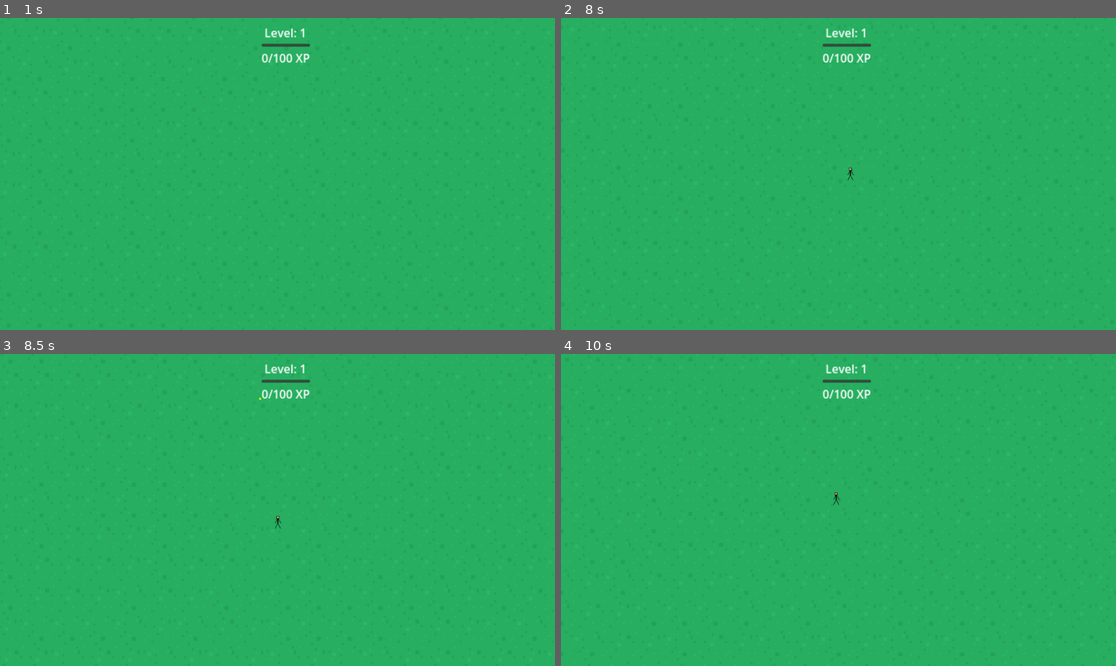
Above: before the commit, frames 1-4 (two rows, left to right).
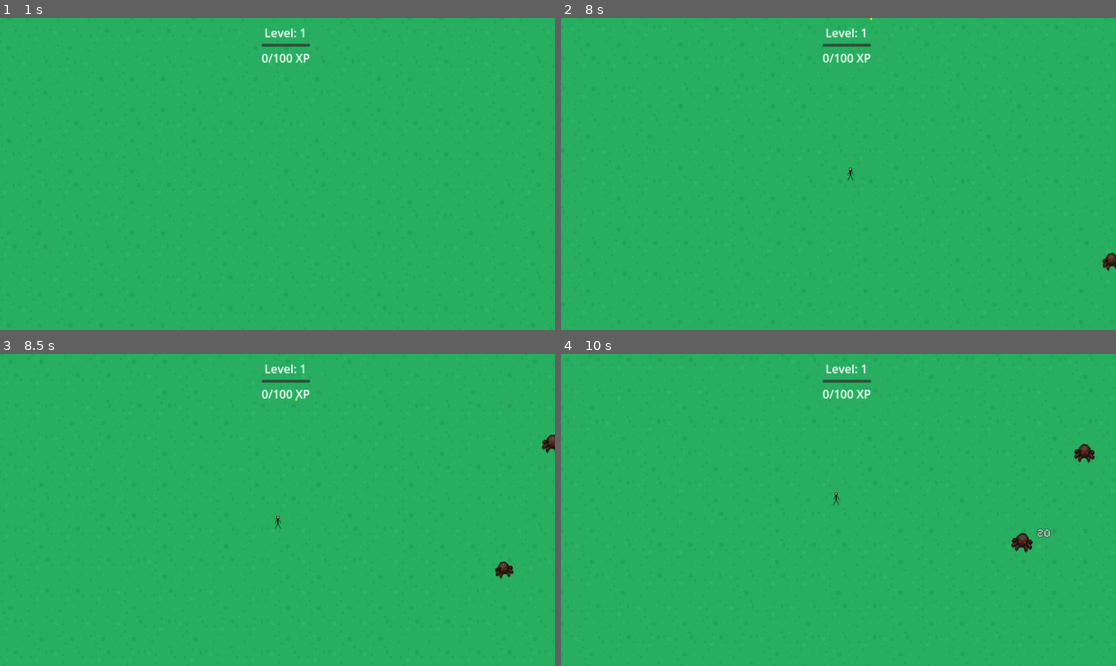
Above: after the commit, the same moments.

Repository: Sephon/PowerupSlayer
Game: Godot game, scene res://scenes/Main.tscn
Two runs of this game, one before a commit and one after it. Both use one fixed random seed, a clock stepped at 60 frames per second and the inputs below.
Inputs:
- Up to frame 1 (1 s): tap Enter at 0.5, 0.6 s; hold D (move_right) from 0.53 s (still down)
- Up to frame 2 (8 s): release D (move_right) at 1.28 s; hold S (move_down) 1.28-2.03 s; tap Enter at 1.35, 2.1, 2.85, 3.6, 4.25, 4.35, 5.1, 5.75, 5.85, 6.6, 7.35 s; hold D (move_right) 2.03-2.78 s; hold W (move_up) 2.78-3.53 s; tap Space at 3.5, 5, 7.25 s; hold A (move_left) 3.53-5.03 s; hold S (move_down) 5.03-5.78 s; hold D (move_right) 5.78-6.53 s; hold W (move_up) 6.53-7.28 s; hold D (move_right) from 7.28 s (still down)
- Up to frame 3 (8.5 s): release D (move_right) at 8.03 s; hold S (move_down) from 8.03 s (still down); tap Enter at 8.1 s
- Up to frame 4 (10 s): release S (move_down) at 8.78 s; hold A (move_left) 8.78-9.53 s; tap Enter at 8.85, 9.6 s; hold W (move_up) from 9.53 s (still down)

Frame 1 is identical in both runs. In frame 2, 0.1% of the frame differs, in the area x 55-100%, y 0-82%; in frame 3, 0.2%; in frame 4, 0.4%, in the area x 81-97%, y 28-64%.

Commit message:
Updated spawner for more random locations for spawns

Diff:
--- a/powerupslayer/scripts/enemy/spawner.gd
+++ b/powerupslayer/scripts/enemy/spawner.gd
@@ -25,13 +25,35 @@
 	var view_size = viewport.get_visible_rect().size
 	var camera_pos = camera.global_position
 
-	# Calculate spawn positions around viewport
-	var positions: Array[Vector2] = [
-		Vector2(camera_pos.x - view_size.x/2 - spawn_radius, camera_pos.y),  # Left
-		Vector2(camera_pos.x + view_size.x/2 + spawn_radius, camera_pos.y),  # Right
-		Vector2(camera_pos.x, camera_pos.y - view_size.y/2 - spawn_radius),  # Top
-		Vector2(camera_pos.x, camera_pos.y + view_size.y/2 + spawn_radius)   # Bottom
-	]
+	# Calculate spawn positions around viewport with randomization
+	var positions: Array[Vector2] = []
+	var num_positions = 8  # Number of spawn points to generate
+
+	for i in range(num_positions):
+		# Get random angle
+		var angle = randf() * TAU
+
+		# Calculate position with some randomness in distance
+		var distance = spawn_radius + randf_range(-100, 100)
+		var pos = Vector2(
+			camera_pos.x + cos(angle) * distance,
+			camera_pos.y + sin(angle) * distance
+		)
+
+		# Ensure position is outside viewport
+		var view_rect = Rect2(
+			camera_pos.x - view_size.x/2,
+			camera_pos.y - view_size.y/2,
+			view_size.x,
+			view_size.y
+		)
+
+		# If position is inside viewport, push it out
+		if view_rect.has_point(pos):
+			var direction = (pos - camera_pos).normalized()
+			pos = camera_pos + direction * (spawn_radius + 100)
+
+		positions.append(pos)
 
 	spawn_queue = positions
 
